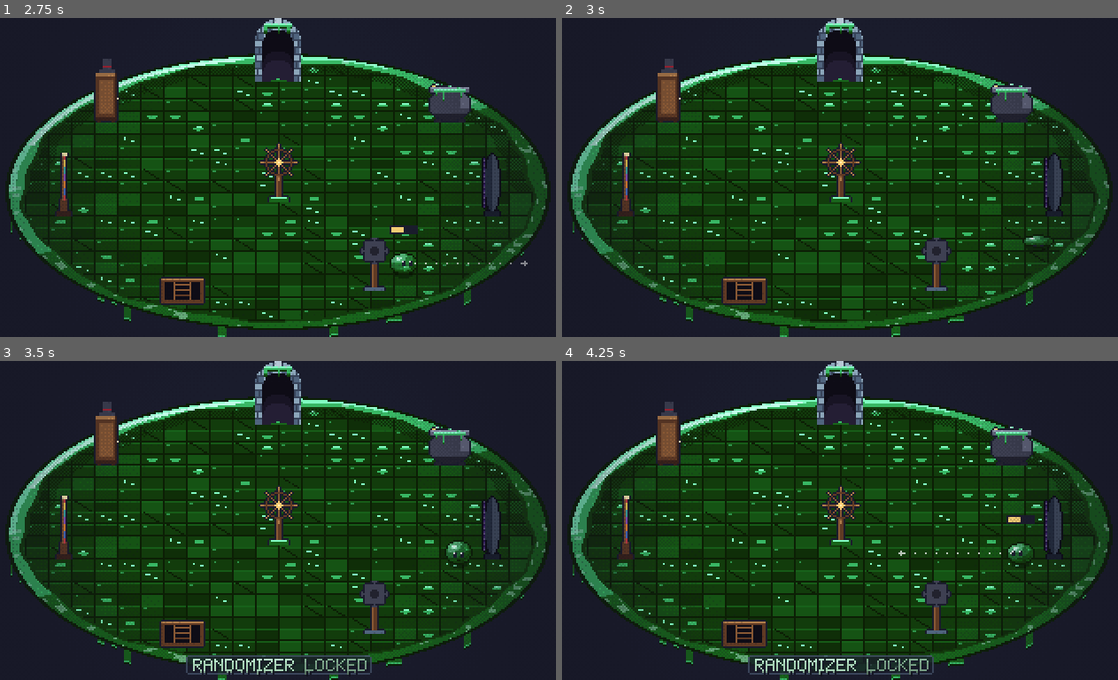
Above: before the commit, frames 1-4 (two rows, left to right).
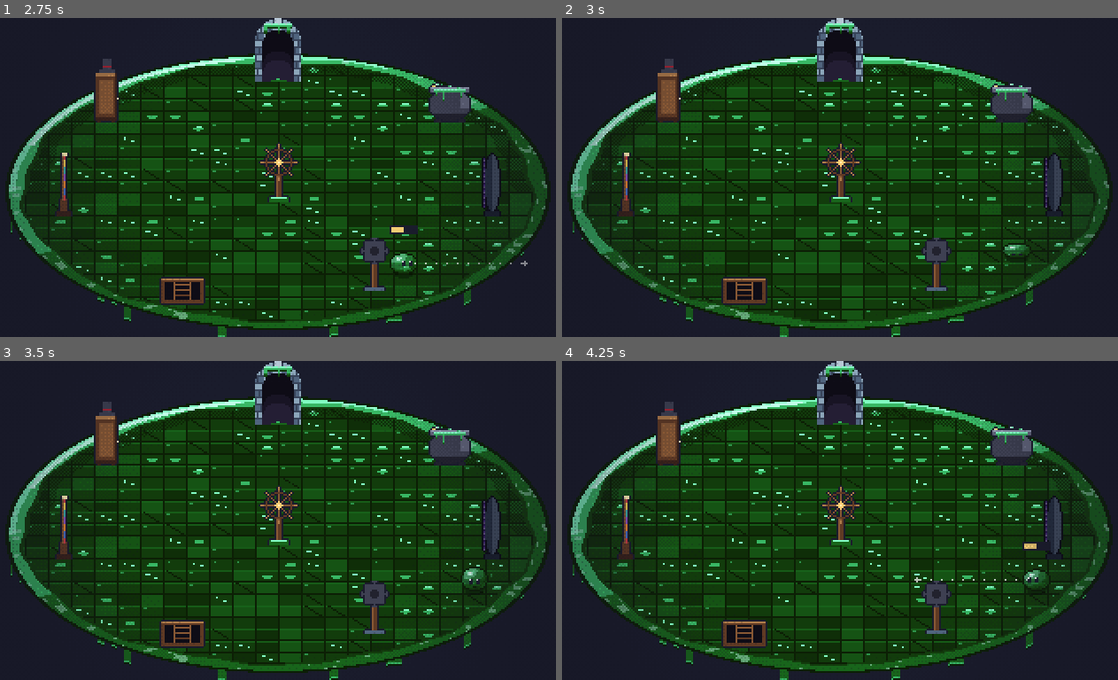
Above: after the commit, the same moments.

Repository: AveryBlue-GD/slime-time
Game: Godot game, scene res://scenes/hub.tscn
The game is run twice, just before and just after one commit, with the same random seed, the same clock (stepped at 60 frames per second) and the same inputs.
Inputs (mouse positions are in pixels of both pictures, inside the frame that each line leads up to):
- Up to frame 1 (2.75 s): tap Enter at 0.5 s; move the mouse to (400, 161) at 0.52 s; hold D (move_right) 0.53-1.25 s; hold Space (jump) 0.53-1.25 s; click (400, 161) at 0.67 s; drag from (166, 193) to (250, 241) at 1.27 s; move the mouse to (333, 107) at 2.02 s; hold D (move_right) from 2.03 s (still down); hold Space (jump) from 2.03 s (still down); tap P at 2.1 s
- Up to frame 2 (3 s): release D (move_right) at 2.75 s; release Space (jump) at 2.75 s; drag from (812, 241) to (667, 129) at 2.77 s
- Up to frame 3 (3.5 s): no input
- Up to frame 4 (4.25 s): move the mouse to (1012, 568) at 3.52 s; hold A (move_left) from 3.53 s (still down); hold Space (jump) from 3.53 s (still down); tap I at 3.6 s

Frame 1 is identical in both runs. In frame 2, 0.3% of the frame differs, in the area x 79-89%, y 67-77%; in frame 3, 2.1%; in frame 4, 2.4%, in the area x 33-88%, y 48-99%.

Commit message:
Hub collisions: real flat-oval footprints instead of squashed circles (no clipping or jumps), and no maze lane/corner assists in the round room
Co-Authored-By: Claude Opus 5.5 <noreply@anthropic.com>

Diff:
--- a/scripts/hub.gd
+++ b/scripts/hub.gd
@@ -156,13 +156,16 @@
 	return sprite
 
 
-## A round footprint to bump into (stations move with the room, so theirs are animatable).
+## A footprint to bump into: a flat oval on the slanted floor, `radius` wide and half as deep
+## (stations move with the room, so theirs are animatable). It's a real polygon rather than a
+## squashed circle: physics shapes don't take uneven scaling, which made the slime clip and jump.
 func _add_body(at: Vector2, radius: float, moving: bool) -> AnimatableBody2D:
-	var shape := CollisionShape2D.new()
-	var circle := CircleShape2D.new()
-	circle.radius = radius
-	shape.shape = circle
-	shape.scale = Vector2(1.0, 0.5)  # flat on the slanted floor
+	var shape := CollisionPolygon2D.new()
+	var points := PackedVector2Array()
+	for i in 16:
+		var a := TAU * i / 16.0
+		points.append(Vector2(cos(a) * radius, sin(a) * radius * 0.5))
+	shape.polygon = points
 	if moving:
 		var body := AnimatableBody2D.new()
 		body.sync_to_physics = true
@@ -187,6 +190,7 @@
 func _spawn_slime() -> void:
 	slime = preload("res://scenes/slime.tscn").instantiate()
 	slime.z_index = 0  # y-sorted with the stations
+	slime.maze_assist = false  # no corridor lanes in a round room
 	world.add_child(slime)
 	slime.position = USE_RING * Vector2(0, -1) + CENTER + Vector2(0, 4) if not _station(return_to).is_empty() else START
 	slime.apply_skin(Progress.skin_color(), Progress.is_rainbow())
--- a/scripts/slime.gd
+++ b/scripts/slime.gd
@@ -64,6 +64,9 @@
 var frozen := false
 ## False while the jump key means something else (the hub: next to a station it opens it).
 var can_charge := true
+## Maze helpers: lining up with the 16 px corridor lanes and slipping past corners a leap only
+## clips. Off in the hub, a round room with no lanes (they'd tug the slime at invisible lines).
+var maze_assist := true
 var state := State.GLIDE
 ## 0-100 while charging.
 var charge := 0.0
@@ -315,7 +318,8 @@
 func _glide(input: Vector2, delta: float) -> void:
 	if input != Vector2.ZERO:
 		velocity = velocity.move_toward(input * max_speed, acceleration * delta)
-		_center_in_lane(input)
+		if maze_assist:
+			_center_in_lane(input)
 	else:
 		velocity = velocity.move_toward(Vector2.ZERO, friction * delta)
 	if knocked_back and input == Vector2.ZERO:
@@ -374,7 +378,7 @@
 	var step := minf(JUMP_SPEED * delta, _jump_distance - _jump_traveled)
 	var collision := move_and_collide(_jump_dir * step)
 	var moved := _moved_along(collision, step)
-	if collision and _slip_past_corner(collision):
+	if collision and maze_assist and _slip_past_corner(collision):
 		collision = move_and_collide(_jump_dir * (step - moved))
 		moved += _moved_along(collision, step - moved)
 	_jump_traveled += moved
--- a/tests/test_hub.gd
+++ b/tests/test_hub.gd
@@ -69,6 +69,32 @@
 	_check(is_equal_approx(floor_turn, hub.turn) and not is_zero_approx(floor_turn), "...and the floor and rim turn with it (turn %.2f)" % floor_turn)
 	hub.free()
 
+	# --- Bumping into things is smooth: no lane tugging, no clipping or jumps
+	HubScript.return_to = ""
+	hub = await _open()
+	hub._fade_logo()
+	var slime: Slime = hub.slime
+	slime.position = hub.rotor.position + Vector2(-3, 30)  # below the wheel, a little off-center
+	var start_y := slime.position.y
+	Input.action_press("move_right")
+	await _frames(20)
+	Input.action_release("move_right")
+	_check(absf(slime.position.y - start_y) < 0.5, "gliding sideways doesn't tug toward grid lanes (y moved %.2f)" % (slime.position.y - start_y))
+	await _frames(30)
+	slime.position = hub.rotor.position + Vector2(-3, 30)
+	var largest := 0.0
+	var last := slime.position
+	Input.action_press("move_up")
+	for i in 90:  # glide up into the wheel's post and keep pushing
+		await physics_frame
+		largest = maxf(largest, slime.position.distance_to(last))
+		last = slime.position
+	Input.action_release("move_up")
+	var limit: float = slime.max_speed / 60.0 + 0.5
+	_check(largest <= limit, "pushing into the wheel never jumps (largest step %.2f px, a frame's glide is %.2f)" % [largest, limit])
+	_check(slime.position.y > hub.rotor.position.y - 2.0, "...and the slime doesn't pass through it")
+	hub.free()
+
 	# --- Next to a station: the prompt, and the jump key uses it
 	HubScript.return_to = "upgrades"
 	hub = await _open()
